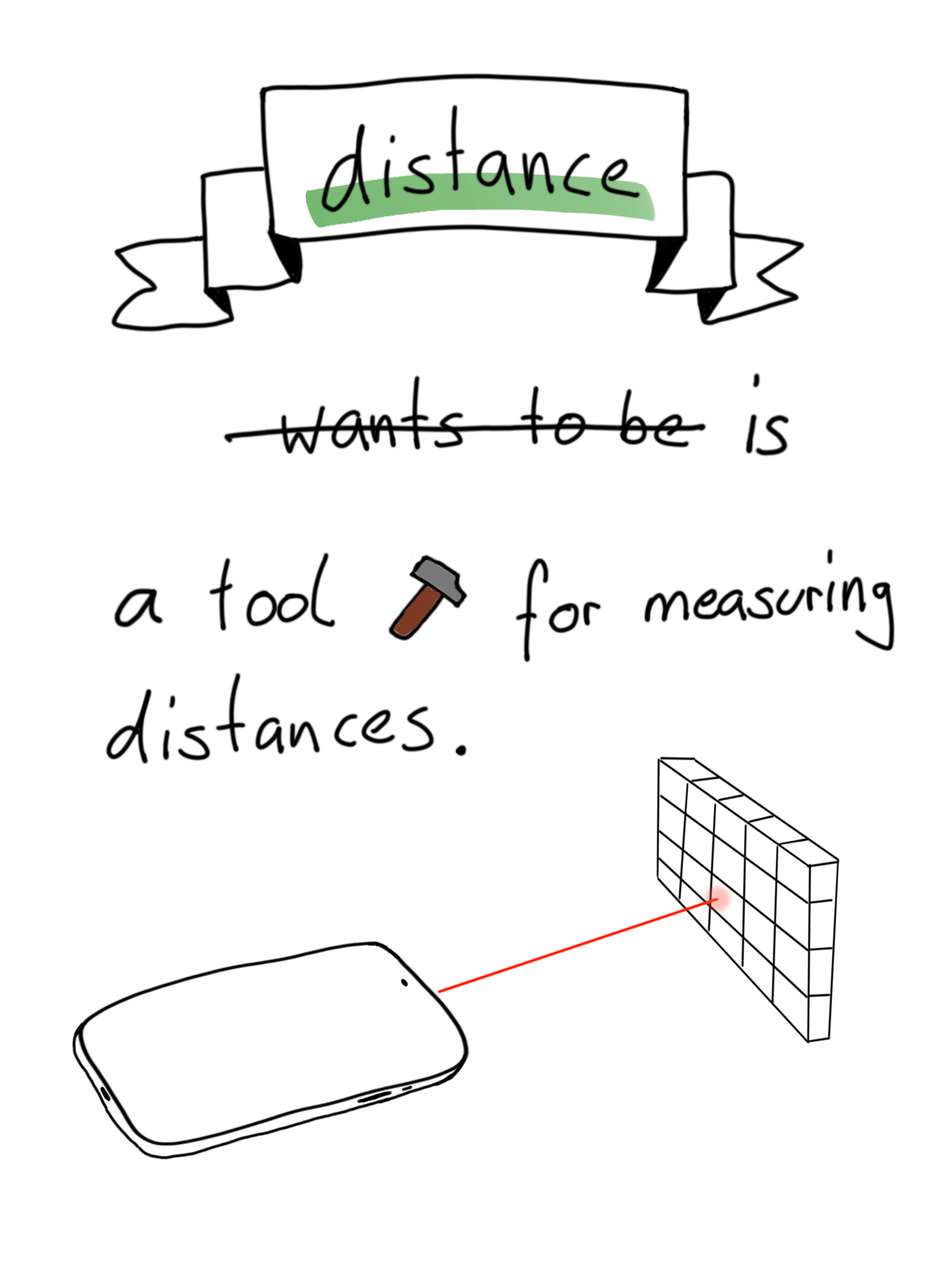
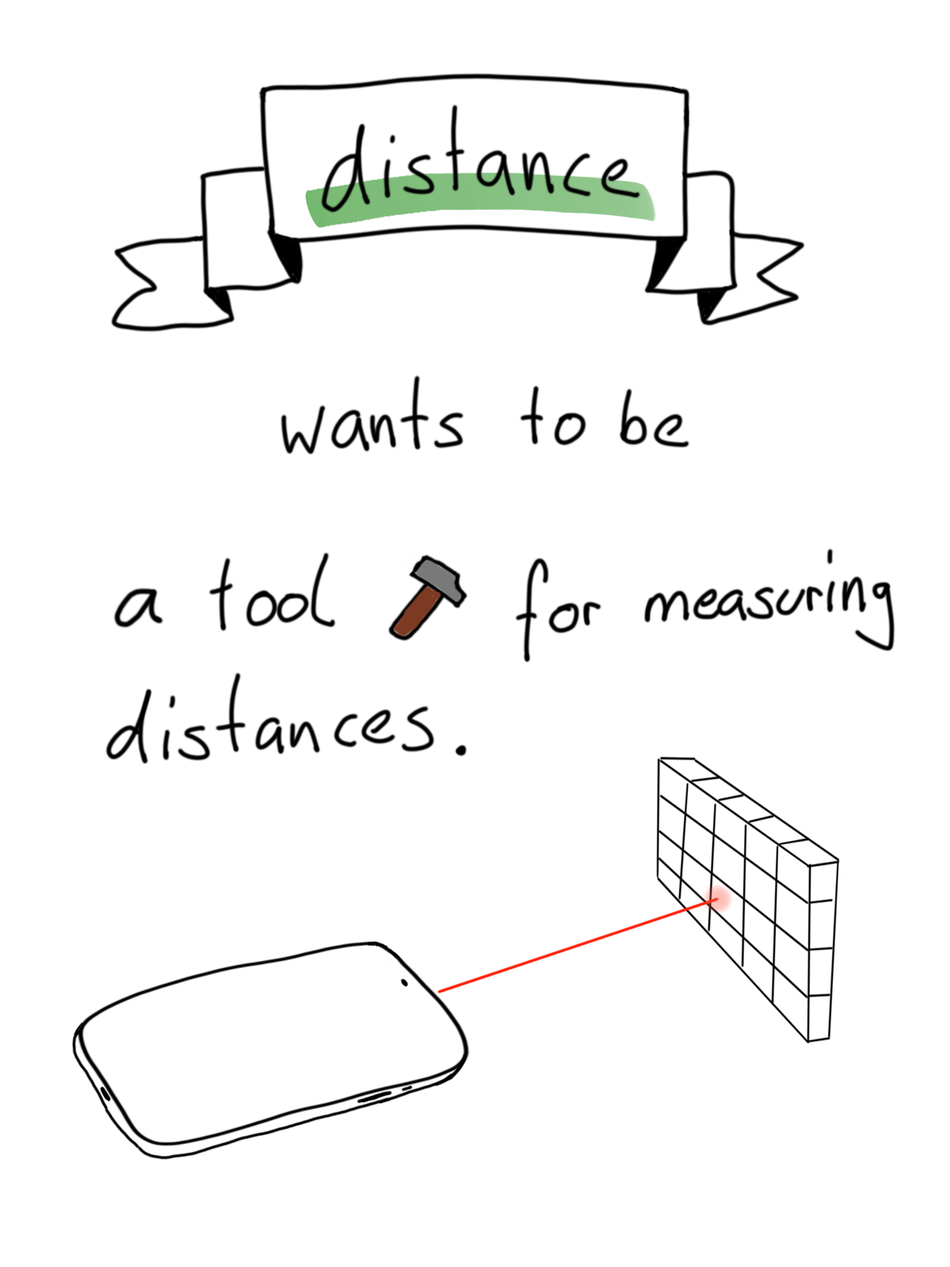
Comparing the layer stacks of the two 950 × 1267 images. Changes:
hid "hope" over [222, 371, 791, 457]
